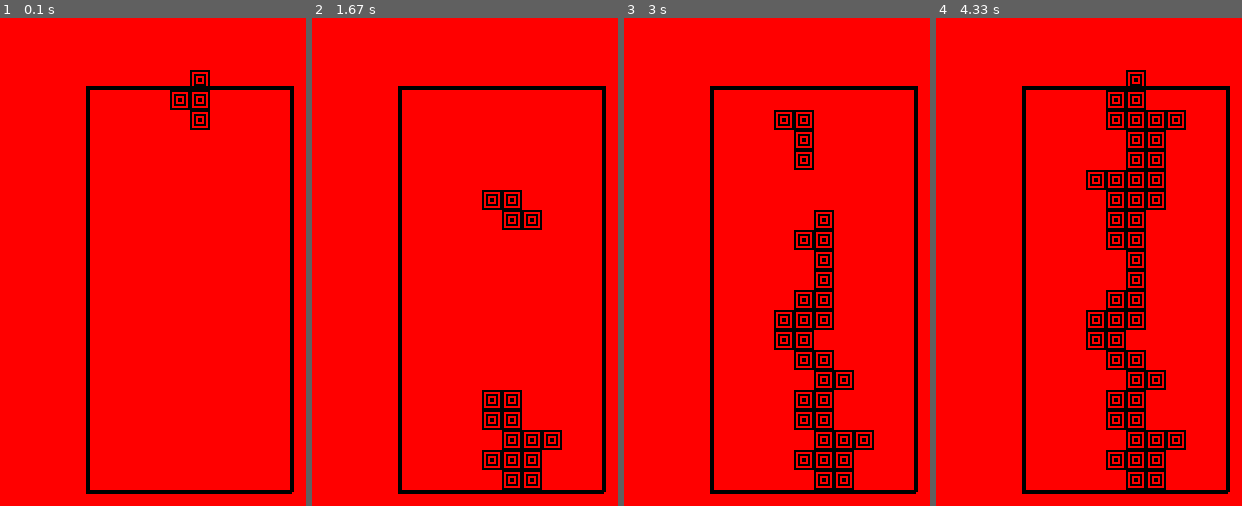
Above: before the commit, frames 1-4 (left to right).
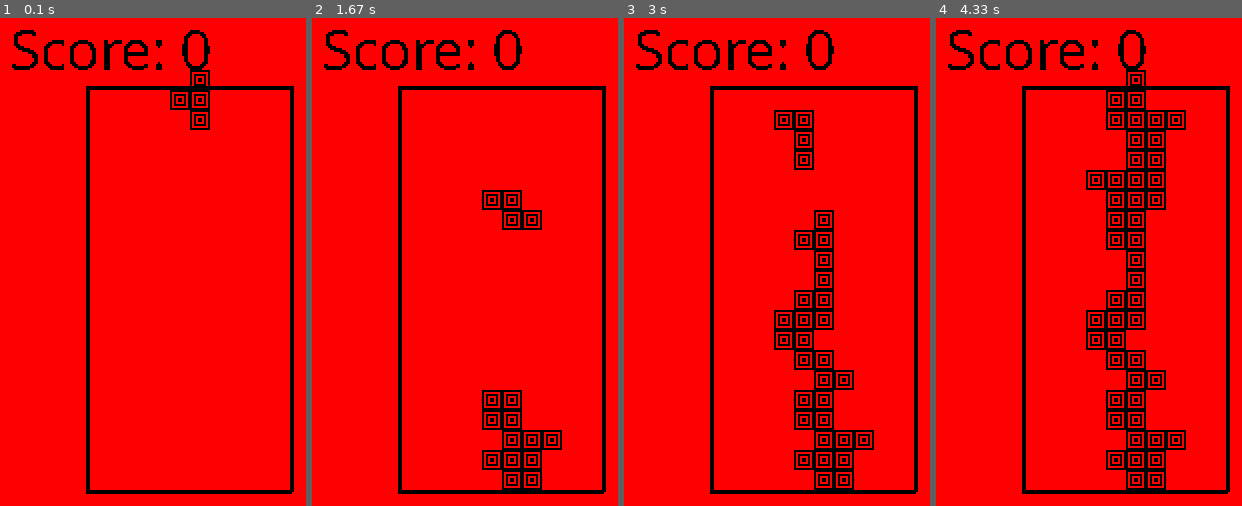
Above: after the commit, the same moments.

Repository: FrankTaylorLieder/pytris
Game: pygame game, started from pytris.py
The game is run twice, just before and just after one commit, with the same random seed, the same clock (stepped at 60 frames per second) and the same inputs.
Inputs:
- Up to frame 1 (0.1 s): no input
- Up to frame 2 (1.67 s): tap Space at 0.33, 0.73, 1.03, 1.23, 1.57 s; hold Right 0.67-1.13 s; hold Up 1.17-1.47 s; hold Right from 1.5 s (still down)
- Up to frame 3 (3 s): tap Space at 1.87, 2.07, 2.37, 2.63, 2.97 s; release Right at 1.97 s; hold Left 2-2.53 s; hold Down 2.57-2.87 s; hold Left from 2.9 s (still down)
- Up to frame 4 (4.33 s): tap Space at 3.27, 3.4, 3.8, 4.1 s; release Left at 3.3 s; hold Up 3.33-3.7 s; hold Right from 3.73 s (still down)

The runs differ from the first frame. In frame 1, 1.3% of the frame differs, in the area x 3-69%, y 2-11%; in frame 2, 1.3%; in frame 3, 1.3%; in frame 4, 1.3%.

Commit message:
Added scoring

Diff:
--- a/pytris.py
+++ b/pytris.py
@@ -10,7 +10,7 @@
 - DONE Sediment blocks
 - DONE Collision detection
 - DONE Rotation
-- Scoring
+- DONE Scoring
 - Consistent timing
 - Speed up
 - DONE Line removal simple
@@ -19,8 +19,9 @@
 - High scores
 - Next piece
 - DONE Drop piece
-- BUG Options is not right
+- DONE BUG Options is not right
 - End game detection
+- Tidy up display
 
 @author: fst AT lieder.me.uk
 '''
@@ -55,9 +56,6 @@
         for x in range(mwidth):
             print('*' if model[x][y] else '.', end='')
         print('')
-
-
-dump_model(model)
 
 bs = 10
 xoff, yoff = 50, 50
@@ -76,6 +74,9 @@
         [[0, -1], [0, 0], [-1, 0], [-1, -1]] # Z
     ]
 
+pygame.font.init()
+font = pygame.font.SysFont('Comic Sans MS', 30)
+
 
 class Shape(object):
     '''
@@ -117,8 +118,6 @@
 def get_options(model, shape, mx, my):
     # print('XXX get_options %s' % [mx, my, shape])
     options = { Directions.LEFT, Directions.RIGHT, Directions.DOWN, Directions.RLEFT, Directions.RRIGHT }
-
-    # BUG L/R direction model tests missing
 
     for x, y in shape.get_points(mx, my):
         if x <= 0 or model[x-1][y]: options.discard(Directions.LEFT)
@@ -169,7 +168,7 @@
     return [xoff + mx * bs, yoff + my * bs]
 
 
-def display_board(screen):
+def display_board(screen, score):
     screen.fill(red)
     lw = 2
     ph = mheight * bs
@@ -177,6 +176,9 @@
     pygame.draw.lines(screen, black, True, [(xoff - lw, yoff - lw), (xoff - lw, yoff + ph),
                                             (xoff + pw, yoff + ph), (xoff + pw, yoff - lw)], lw)
 
+    text = font.render('Score: %d' % score, False, black)
+    screen.blit(text, (10, 10))
+
 
 def display_shape(screen, shape, mx, my):
     for x, y in shape.get_points(mx, my):
@@ -202,6 +204,7 @@
     cycles = 20
     removals = []
     drop = False
+    score = 0
 
     while True:
         if shape is None:
@@ -238,12 +241,13 @@
                 removals = lines_to_remove(model)
                 if removals:
                     remove_lines(model, removals)
+                    score += 2 ** (len(removals) - 1)
 
                 continue
             my += 1
             cycle = 0
 
-        display_board(screen)
+        display_board(screen, score)
         display_shape(screen, shape, mx, my)
         display_sediment(screen, model)
 
